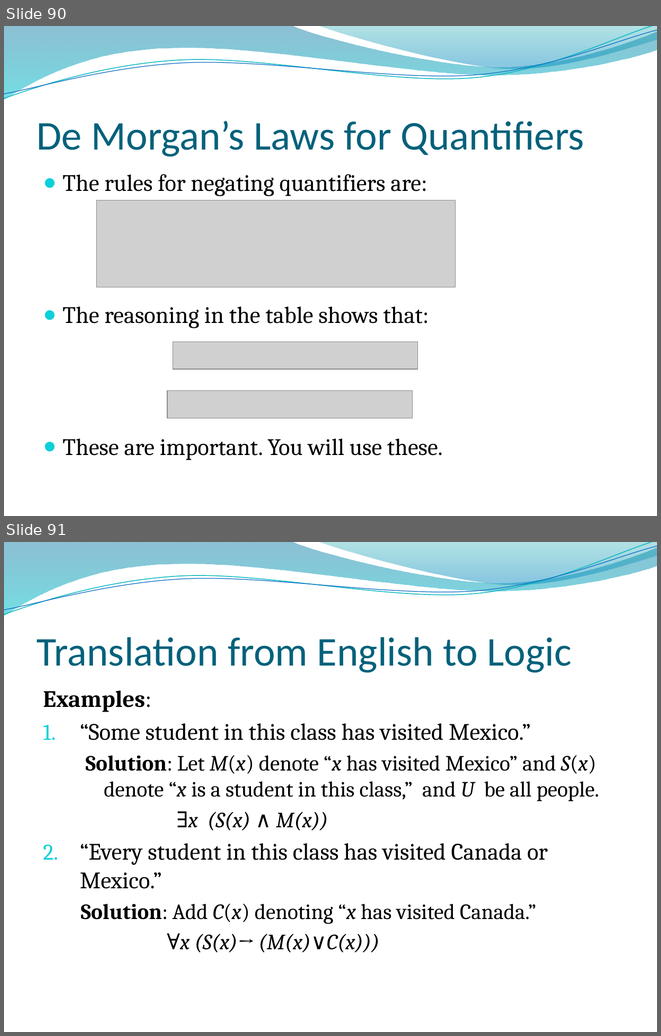
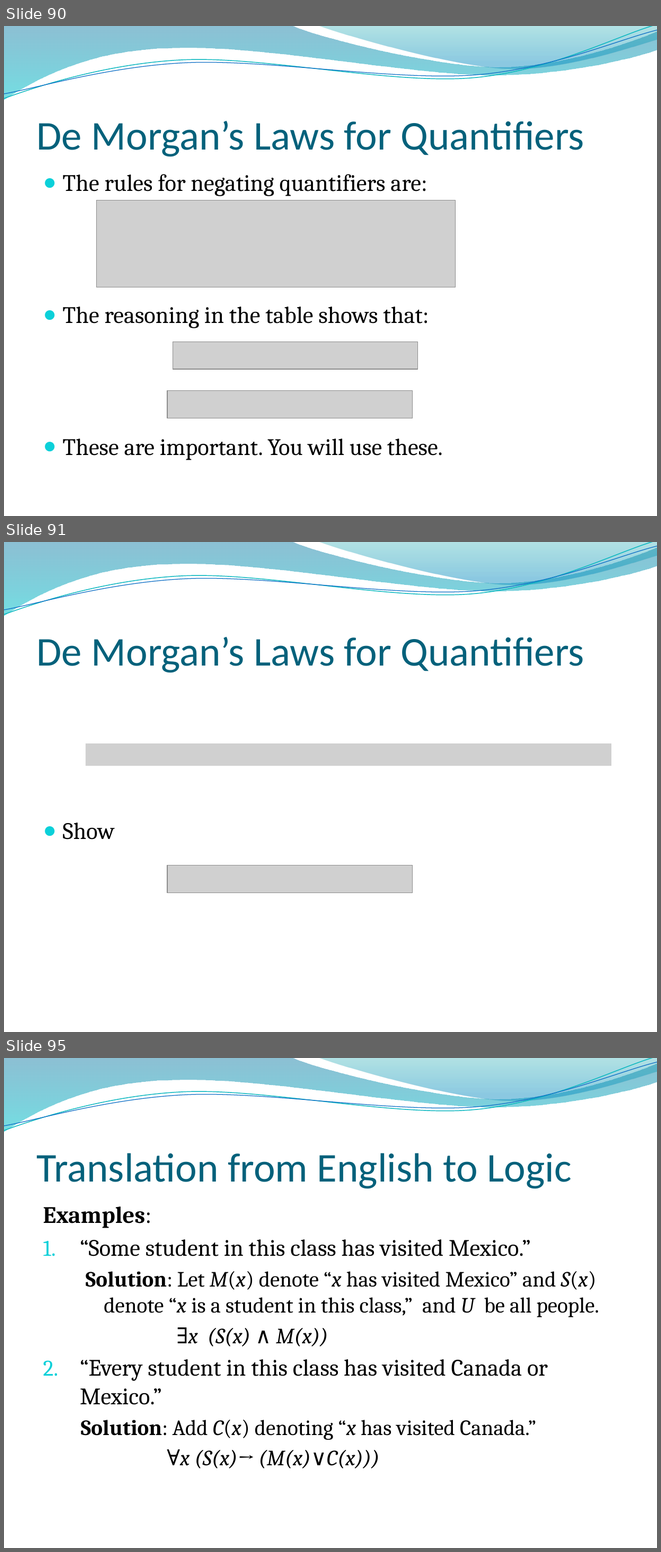
Before and after one commit to lin-chen-GA/lin-chen-GA.github.io, a slide deck: cs2620/slides/cs2620_notes1.pptx. Shown one above the other, each under a label of ours: slides 90 and 91 before the commit, slides 90, 91 and 95 after it; the slides between them are not shown. The pictures are 661x1036 and 661x1552 pixels, drawn with LibreOffice and Linux fonts; fonts in the diff are those of the drawing; grey boxes stand for pictures; background and template pictures are left out. Boxes give left, top, right and bottom in pixels: in the first picture for what was removed or moved away, otherwise in the second. Text is boxed around its words. In the diff, an @@ line names an element or a change of style, - is before the commit and + after.

```diff
--- a/cs2620/slides/cs2620_notes1.pptx
+++ b/cs2620/slides/cs2620_notes1.pptx
@@ slide 91 added at (x1=4, y1=542, x2=657, y2=1032), background picture (left out); not listed: 4 template elements that a slide beside it also shows @@
@@ title added at (x1=37, y1=637, x2=584, y2=673), 45 pt, text #04617B @@
+De Morgan’s Laws for Quantifiers
@@ picture added at (x1=86, y1=743, x2=611, y2=765) @@
@@ text added at (x1=63, y1=822, x2=115, y2=839), 26 pt, text #000000 @@
+● Show
@@ picture added at (x1=167, y1=865, x2=412, y2=893) @@
@@ what was slide 91 is now slide 95 @@
```
Also in this commit, not shown: 5 slides changed, 3 other slides added, 2 other files.
